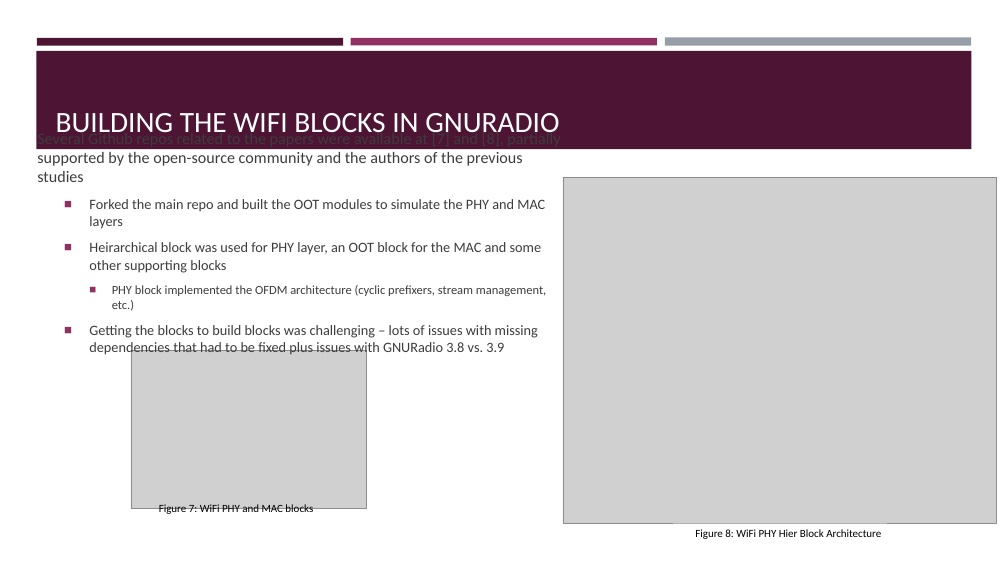
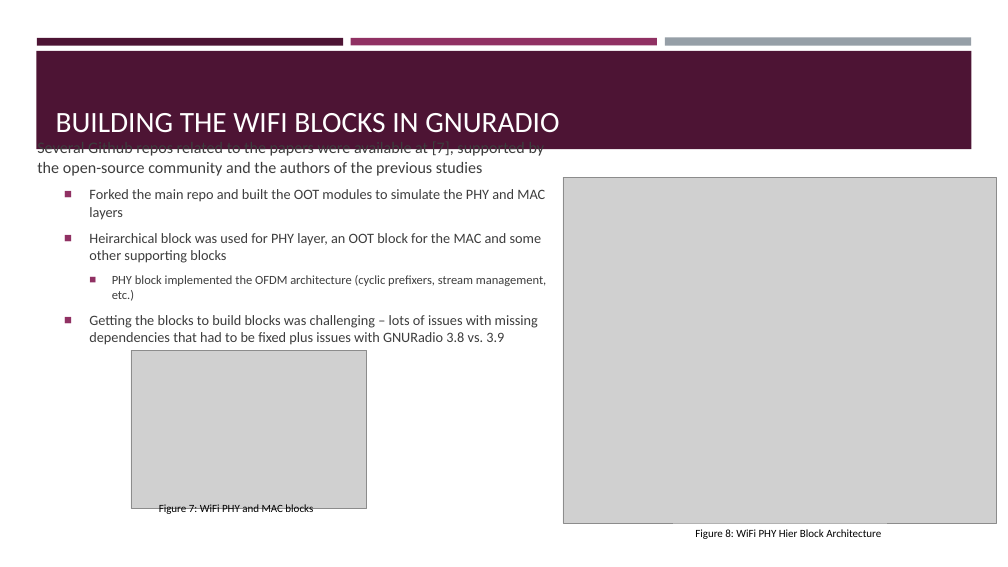
Before and after one commit to ipovaric/wireless_comm_lab, a slide deck: slide 6 of Project/Final/FinalPresentation_12062021.pptx. Drawn at 1008x567 pixels with LibreOffice and Linux fonts; fonts in the diff are those of the drawing; grey boxes stand for pictures. Boxes give left, top, right and bottom in pixels: in the first picture for what was removed or moved away, otherwise in the second. Text is boxed around its words. In the diff, an @@ line names an element or a change of style, - is before the commit and + after.

```diff
--- a/Project/Final/FinalPresentation_12062021.pptx
+++ b/Project/Final/FinalPresentation_12062021.pptx
@@ text at bbox=[37, 141, 545, 176]: text changed @@
-Several Github repos related to the papers were available at [7] and [8], partially supported by the open-source community and the authors of the previous studies
+Several Github repos related to the papers were available at [7], supported by the open-source community and the authors of the previous studies
```
Also in this commit, not shown: 1 other slide changed.
